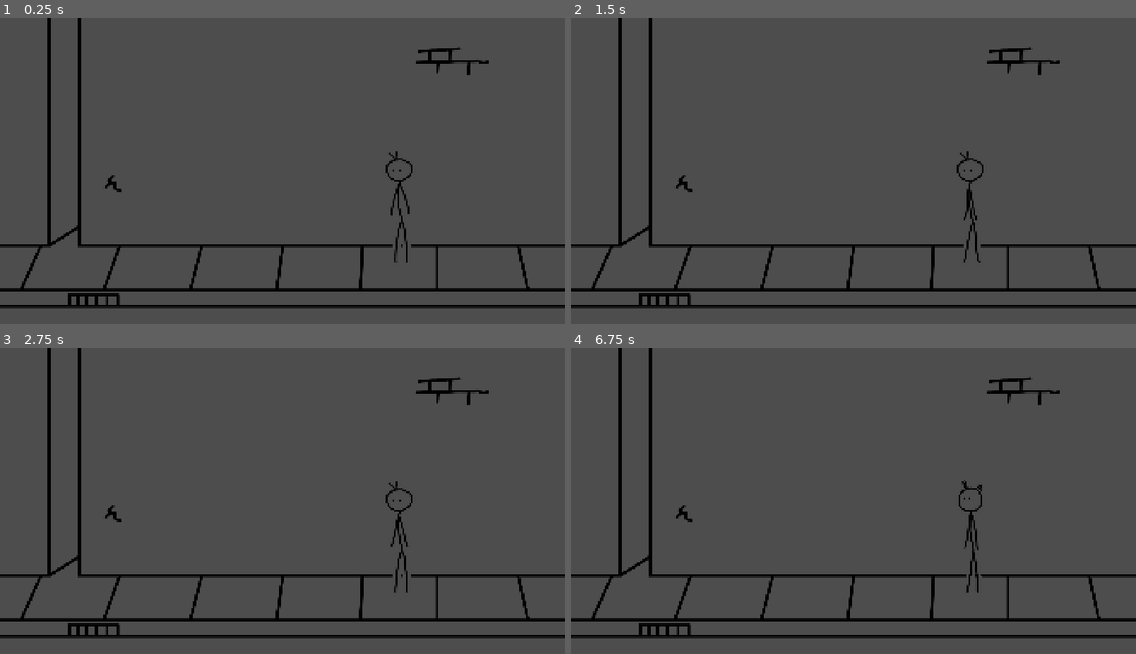
Above: before the commit, frames 1-4 (two rows, left to right).
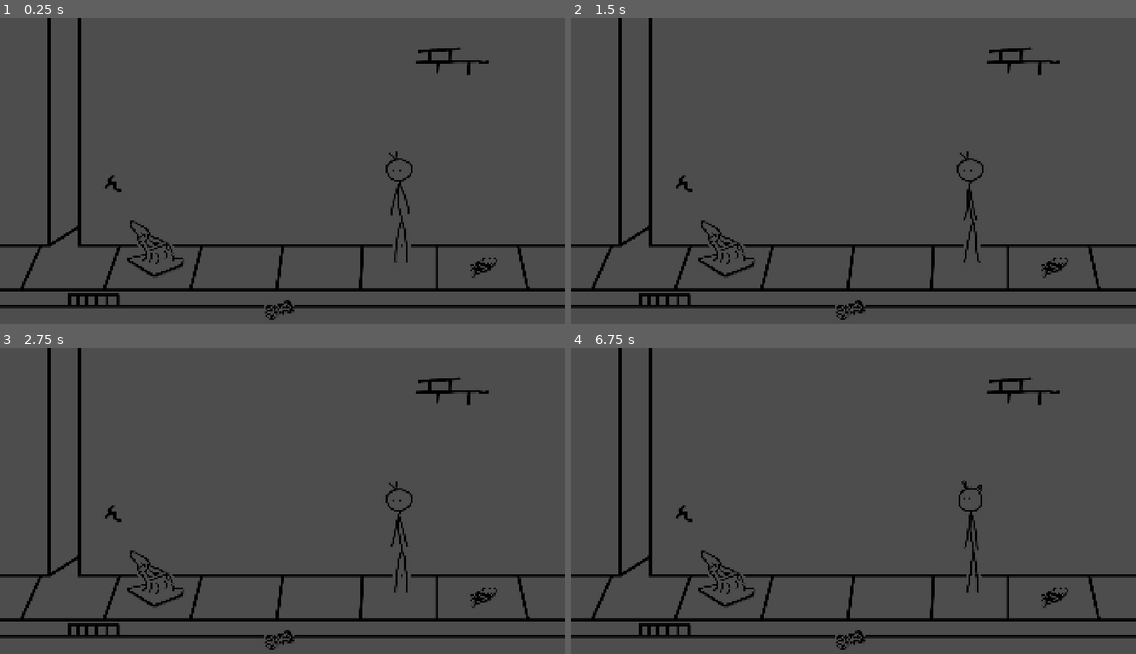
Above: after the commit, the same moments.

Repository: reppy31/test-1
Game: Godot game, scene res://test_1_node.tscn
Two runs of this game, one before a commit and one after it. Both use one fixed random seed, a clock stepped at 60 frames per second and the inputs below.
Inputs (mouse positions are in pixels of both pictures, inside the frame that each line leads up to):
- Up to frame 1 (0.25 s): no input
- Up to frame 2 (1.5 s): move the mouse to (977, 161) at 0.52 s; click (977, 161) at 0.67 s; move the mouse to (740, 192) at 1.27 s; click (740, 192) at 1.42 s
- Up to frame 3 (2.75 s): move the mouse to (339, 436) at 2.02 s; click (339, 436) at 2.17 s
- Up to frame 4 (6.75 s): tap Enter at 2.75 s; move the mouse to (825, 571) at 2.77 s; click (825, 571) at 2.92 s; move the mouse to (1023, 553) at 3.52 s; click (1023, 553) at 3.67 s; move the mouse to (684, 458) at 4.27 s; click (684, 458) at 4.42 s; move the mouse to (881, 507) at 5.02 s; click (881, 507) at 5.17 s; tap Space at 5.75 s; move the mouse to (768, 427) at 5.77 s; click (768, 427) at 5.92 s; move the mouse to (977, 491) at 6.52 s; click (977, 491) at 6.67 s

The runs differ from the first frame. In frame 1, 0.6% of the frame differs, in the area x 22-88%, y 66-99%; in frame 2, 0.6%; in frame 3, 0.6%; in frame 4, 0.6%.

Commit message:
added a few items
cone, can, paper, litter essentially.

Diff:
--- a/animated_sprite_2d.gd
+++ b/animated_sprite_2d.gd
@@ -1,18 +1,24 @@
-extends AnimatedSprite2D
+extends AnimatedSprite2D  # change to Sprite2D for still objects
+
+@export var corner_radius := 40.0
+@export var padding := 0.0  # grow (+) or shrink (-) the box
 
 func _ready():
 	animation_finished.connect(_on_animation_finished)
 
 func _unhandled_input(event):
 	if event is InputEventMouseButton and event.pressed and event.button_index == MOUSE_BUTTON_LEFT:
-		if _is_clicked():
+		if _hit(to_local(get_global_mouse_position())):
+			get_viewport().set_input_as_handled()  # top object only
 			play("react")
 
-func _is_clicked() -> bool:
-	var local := to_local(get_global_mouse_position())
-	var size := sprite_frames.get_frame_texture(animation, frame).get_size()
-	var rect := Rect2(-size / 2 if centered else Vector2.ZERO, size)
-	return rect.has_point(local)
+func _hit(p: Vector2) -> bool:
+	var half := sprite_frames.get_frame_texture(animation, frame).get_size() / 2 + Vector2(padding, padding)
+	if not centered:
+		p -= half
+	var r: float = min(corner_radius, half.x, half.y)
+	var q := p.abs() - (half - Vector2(r, r))
+	return Vector2(max(q.x, 0.0), max(q.y, 0.0)).length() <= r
 
 func _on_animation_finished():
 	if animation == "react":
--- a/test_1_node.tscn
+++ b/test_1_node.tscn
@@ -7,6 +7,9 @@
 [ext_resource type="Texture2D" uid="uid://dwjkwnoeckkig" path="res://assets/idle3.png" id="3_trvhx"]
 [ext_resource type="Texture2D" uid="uid://b8uflu2nlx8nh" path="res://assets/react.png" id="6_uf85e"]
 [ext_resource type="Script" uid="uid://4gonna0yl41j" path="res://animated_sprite_2d.gd" id="7_mu5y7"]
+[ext_resource type="Texture2D" uid="uid://ccf7wm3sgaueo" path="res://assets/crumbledcan.png" id="8_yttpt"]
+[ext_resource type="Texture2D" uid="uid://cyljv0sotk1p3" path="res://assets/crumbledcone.png" id="9_ehoxw"]
+[ext_resource type="Texture2D" uid="uid://ct58hji81tmus" path="res://assets/crumbledpaper.png" id="10_t2w7r"]
 
 [sub_resource type="ShaderMaterial" id="ShaderMaterial_4wr1s"]
 shader = ExtResource("2_555dq")
@@ -41,6 +44,16 @@
 "speed": 10.0
 }]
 
+[sub_resource type="ShaderMaterial" id="ShaderMaterial_yttpt"]
+shader = ExtResource("2_555dq")
+shader_parameter/wall_color = Color(0.29803923, 0.29803923, 0.29803923, 1)
+shader_parameter/margin_thickness = 20.0
+
+[sub_resource type="ShaderMaterial" id="ShaderMaterial_uf85e"]
+shader = ExtResource("2_555dq")
+shader_parameter/wall_color = Color(0.29803923, 0.29803923, 0.29803923, 1)
+shader_parameter/margin_thickness = 12.0
+
 [node name="test 1 node" type="Node2D" unique_id=1992488849]
 
 [node name="Testbackground1" type="TextureRect" parent="." unique_id=1437074943]
@@ -53,7 +66,25 @@
 material = SubResource("ShaderMaterial_4wr1s")
 position = Vector2(1360, 647)
 sprite_frames = SubResource("SpriteFrames_72uko")
-animation = &"react"
+animation = &"idle"
 autoplay = "idle"
-frame_progress = 1.0
 script = ExtResource("7_mu5y7")
+corner_radius = 100.0
+padding = -30.0
+
+[node name="Crumbledcan" type="Sprite2D" parent="." unique_id=1639152149]
+material = SubResource("ShaderMaterial_yttpt")
+position = Vector2(949, 990)
+scale = Vector2(0.515, 0.515)
+texture = ExtResource("8_yttpt")
+
+[node name="Crumbledcone" type="Sprite2D" parent="." unique_id=913710590]
+material = SubResource("ShaderMaterial_uf85e")
+position = Vector2(532, 776)
+scale = Vector2(0.64875, 0.64875)
+texture = ExtResource("9_ehoxw")
+
+[node name="Crumbledpaper" type="Sprite2D" parent="." unique_id=139955026]
+position = Vector2(1641, 843)
+scale = Vector2(0.49999982, 0.49999982)
+texture = ExtResource("10_t2w7r")
Binary file added: assets/crumbledcan.png
Not shown, added: assets/crumbledcan.png.import
Binary file added: assets/crumbledcone.png
Not shown, added: assets/crumbledcone.png.import
Binary file added: assets/crumbledpaper.png
Not shown, added: assets/crumbledpaper.png.import
